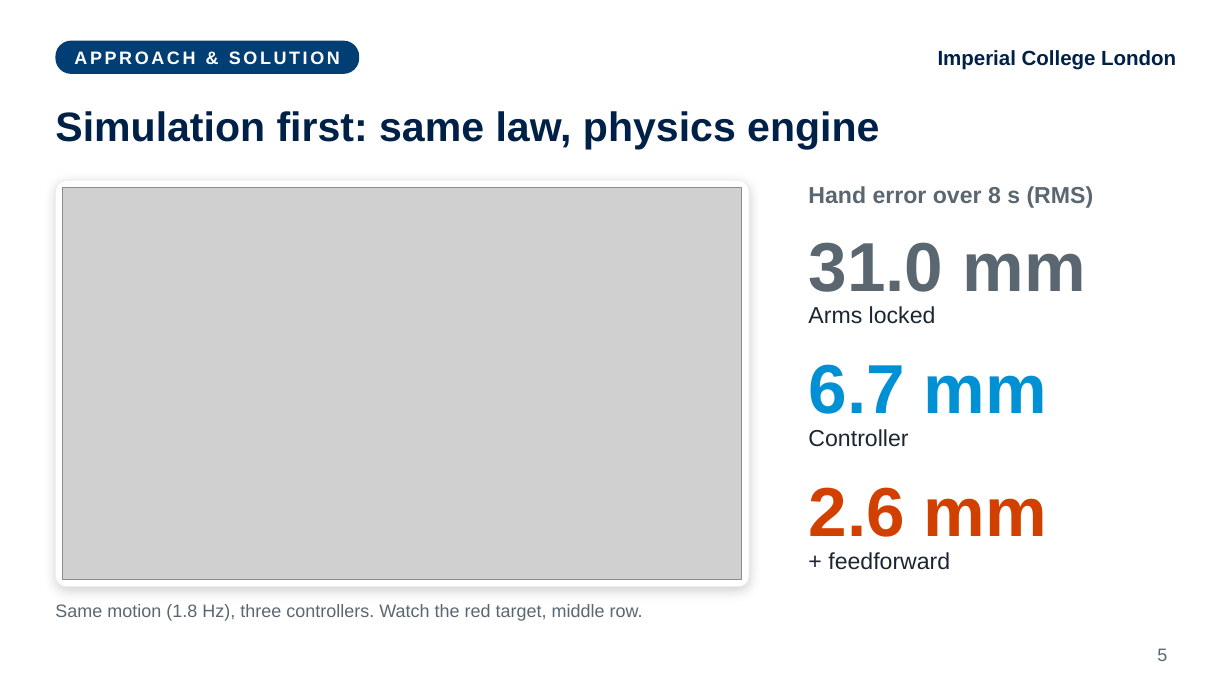
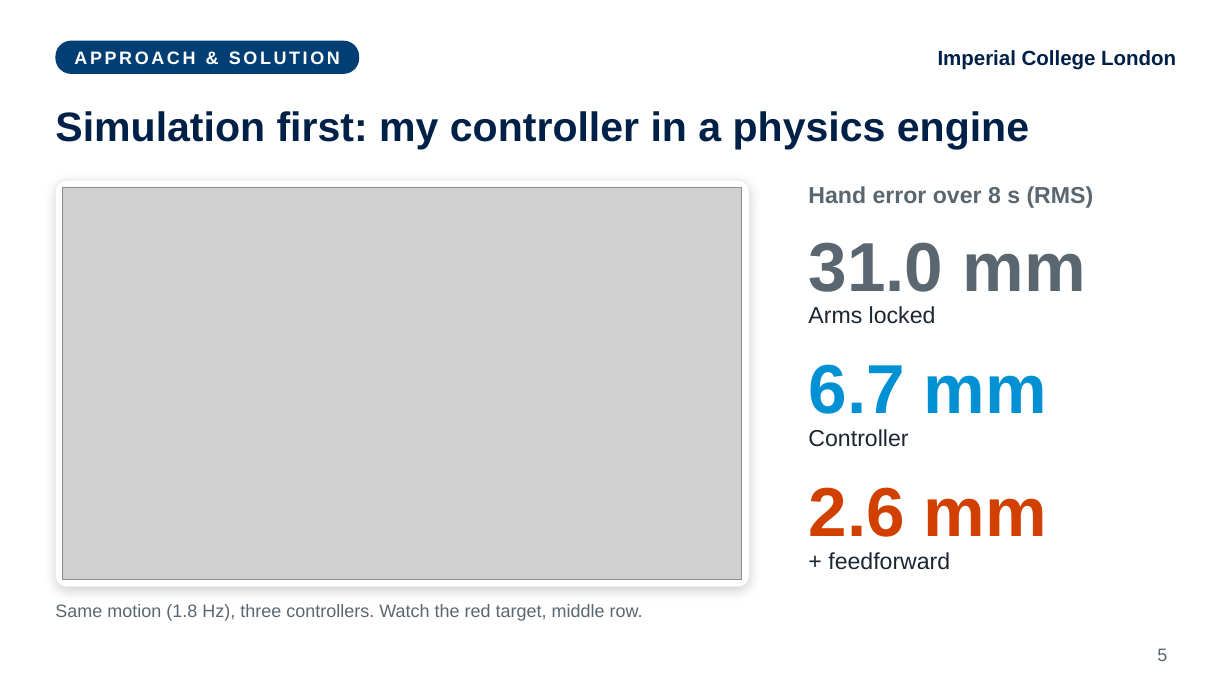
Before and after one commit to fechachris4/HumanSL_MAIN, a slide deck: slide 5 of presentation/World_Stable_Supernumerary_Effectors_Akabueze.pptx. Drawn at 1232x693 pixels with LibreOffice and Linux fonts; fonts in the diff are those of the drawing; grey boxes stand for pictures. Boxes give left, top, right and bottom in pixels: in the first picture for what was removed or moved away, otherwise in the second. Text is boxed around its words. In the diff, an @@ line names an element or a change of style, - is before the commit and + after.

```diff
--- a/presentation/World_Stable_Supernumerary_Effectors_Akabueze.pptx
+++ b/presentation/World_Stable_Supernumerary_Effectors_Akabueze.pptx
@@ title at box(55, 111, 1029, 149): text changed @@
-Simulation first: same law, physics engine
+Simulation first: my controller in a physics engine
```
Also in this commit, not shown: 3 other slides changed, 1 other file.
